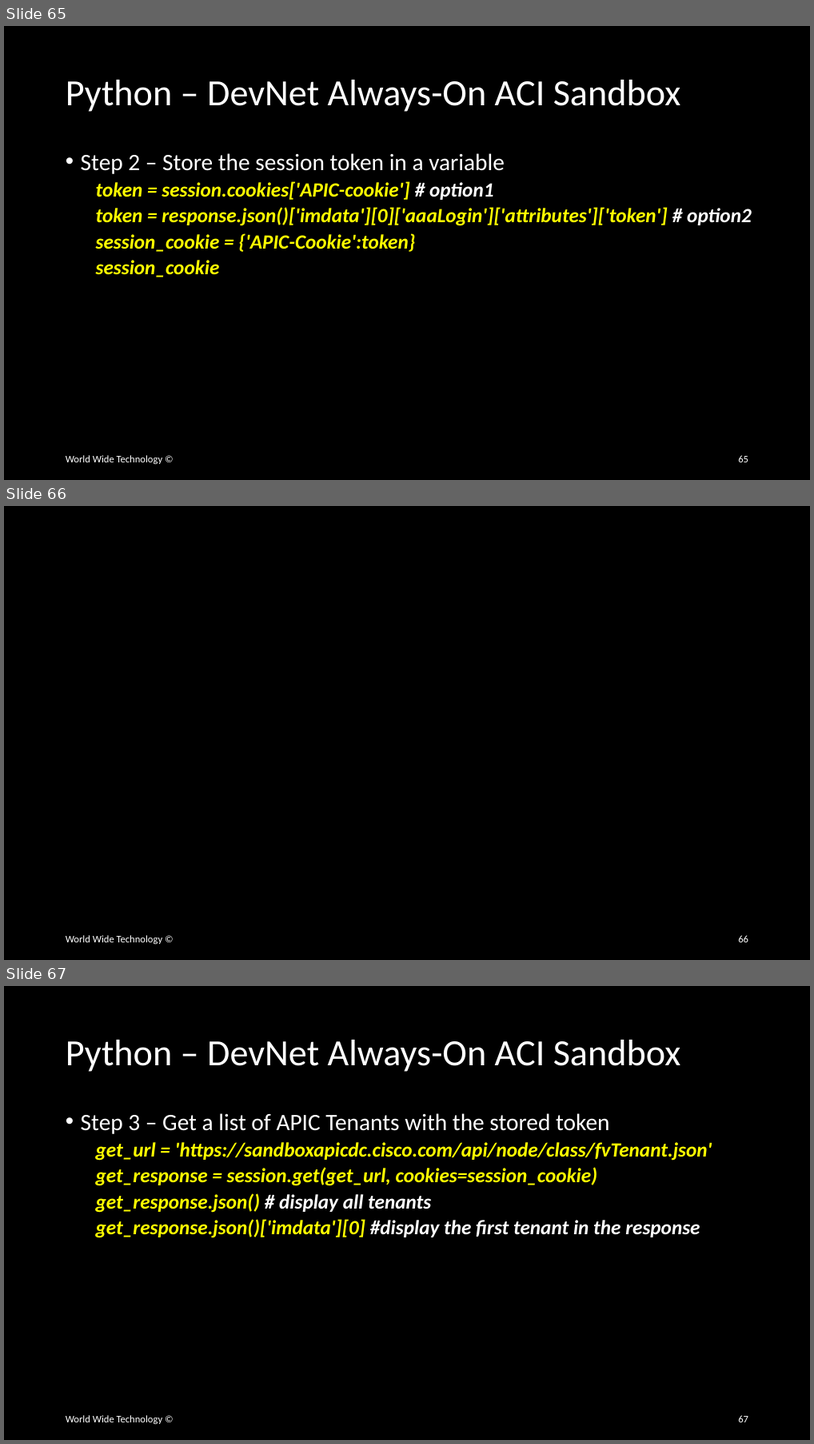
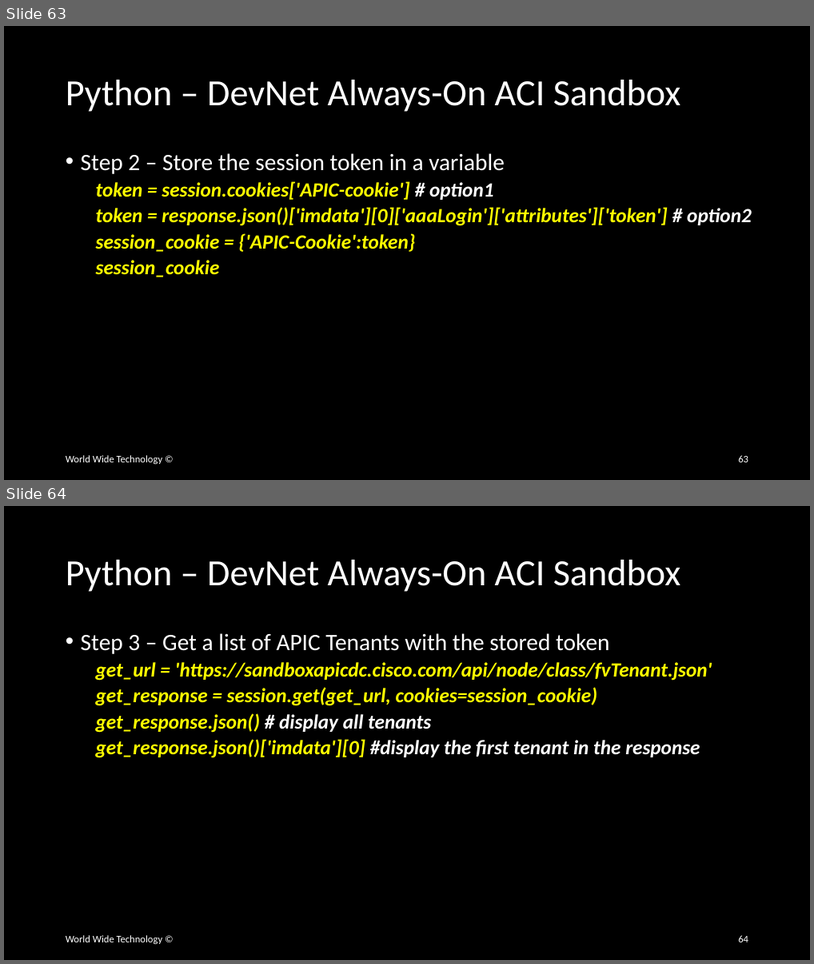
Before and after one commit to wwt/curl-requests-foundations, a slide deck: curl-requests-foundations.pptx. Shown one above the other, each under a label of ours: slides 65, 66 and 67 before the commit, slides 63 and 64 after it. The pictures are 814x1444 and 814x964 pixels, drawn with LibreOffice and Linux fonts; fonts in the diff are those of the drawing. Boxes give left, top, right and bottom in pixels: in the first picture for what was removed or moved away, otherwise in the second. Text is boxed around its words. In the diff, an @@ line names an element or a change of style, - is before the commit and + after.

```diff
--- a/curl-requests-foundations.pptx
+++ b/curl-requests-foundations.pptx
@@ slide 66 removed at [4,506,810,960], background #000000 @@
@@ text removed at [66,935,163,944] @@
-World Wide Technology ©
@@ page number removed at [738,935,749,942] @@
-66
@@ what was slide 65 is now slide 63 @@
@@ page number at [738,455,749,462]: text changed @@
-65
+63
@@ what was slide 67 is now slide 64 @@
@@ page number at [738,935,749,942]: text changed @@
-67
+64
```
Also in this commit, not shown: 7 slides changed, 12 other slides removed.
